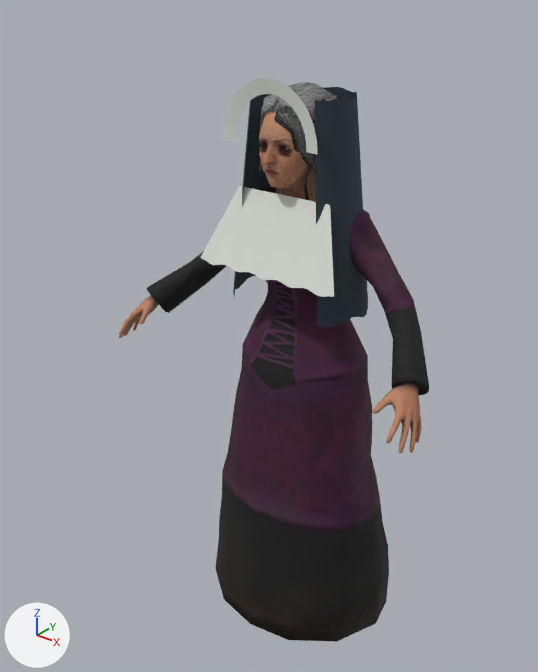
What one commit did to the glTF model public/assets/mx/winter_abbess.glb.
Both versions are drawn from a camera (50 mm lens) standing at (1.41, -1.93, 2.32) and looking at (-0.1, -0.04, 1.15). Lighting does not change. The marker at lower left points along +X, +Y and +Z. The older version comes first. Where no turn or scale is listed for an object, it has been applied to the vertices. Vertices at exactly the same position are counted once.

In view in the first picture: 'Hair', 'Heavy head veil', 'Ivory face frame', 'OldLady', 'Pleated shoulder wimple'.
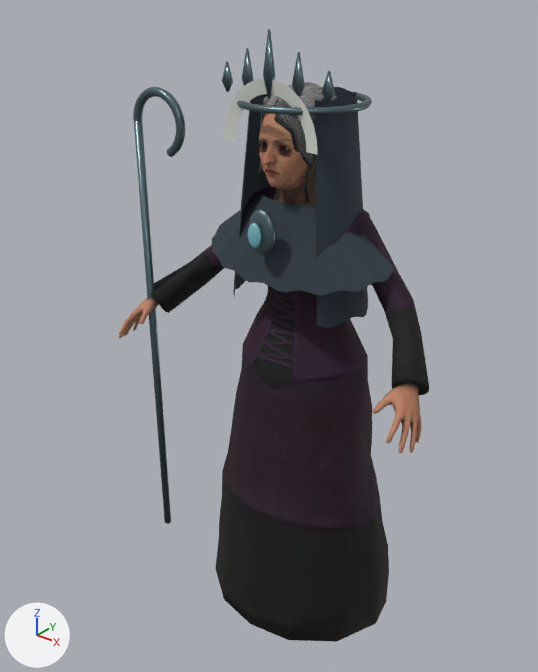
The newer file is also rescaled (x0.94) as a whole; pictures and numbers use the older file's frame.

Pixel boxes [x1, y1, x2, y2] of what changed, in the pictures (538 x 672 px):
'Pleated shoulder wimple', reshaped, recoloured (37% wider, 6% shorter)
    before: [201, 186, 334, 297]
    after: [212, 191, 395, 295]
'Forged oath crown', added
    after: [133, 29, 372, 524]
'Frozen oath stone', added
    after: [248, 223, 261, 248]

Diff of the bpy script that builds the scene:
```diff
--- a/public/assets/mx/winter_abbess.glb.py
+++ b/public/assets/mx/winter_abbess.glb.py
@@ mat_oath_frost_opal @@
+mat_oath_frost_opal = principled_material('Oath frost opal')
+mat_oath_frost_opal.base_color = (0.18, 0.38, 0.4)  # cyan #76a6aa
+mat_oath_frost_opal.metallic = 0.3
+mat_oath_frost_opal.roughness = 0.24
+mat_oath_frost_opal.emission_color = (0.025, 0.1, 0.12)  # dark cyan #2c5961
+mat_oath_frost_opal.emission_strength = 1.0
@@ mat_winter_iron @@
+mat_winter_iron = principled_material('Winter iron')
+mat_winter_iron.base_color = (0.12, 0.18, 0.2)  # greyish cyan #61767c
+mat_winter_iron.metallic = 0.8
+mat_winter_iron.roughness = 0.36
@@ me_pleated_shoulder_wimple @@
 # used by ob_pleated_shoulder_wimple; location = (0.0, 0.111, -0.001)
-me_pleated_shoulder_wimple.from_pydata(...)  # 319 vertices, 560 faces; spans x -0.275..0.275, y -0.302..-0.202, z 1.439..1.695
-me_pleated_shoulder_wimple.materials.append(mat_old_ivory_headcloth)  # light grey #dde1d8
+me_pleated_shoulder_wimple.from_pydata(...)  # 697 vertices, 1280 faces; spans x -0.362..0.362, y -0.302..-0.102, z 1.415..1.67
+# me_pleated_shoulder_wimple part 1: 319 vertices removed from x -0.275..0.275, y -0.302..-0.202, z 1.439..1.695; 697 vertices added at x -0.362..0.362, y -0.302..-0.102, z 1.415..1.67
+me_pleated_shoulder_wimple.materials.append(mat_midnight_wool_veil)  # dark blue #2c3842
@@ me_icosphere @@
+me_icosphere.from_pydata(...)  # an icosphere of 80 faces spanning x -0.0237..0.0237, y -0.3562..-0.3312, z 1.5565..1.6389
+me_icosphere.materials.append(mat_oath_frost_opal)  # cyan #76a6aa
@@ me_forged_crown_leaf @@
+me_forged_crown_leaf.from_pydata(...)  # 762 vertices, 1480 faces; spans x -0.55..0.21, y -0.33..0.11, z 0.18..2.18
+me_forged_crown_leaf.materials.append(mat_winter_iron)  # greyish cyan #61767c
@@ ob_frozen_oath_stone @@
+ob_frozen_oath_stone = bpy.data.objects.new('Frozen oath stone', me_icosphere)
+ob_frozen_oath_stone.location = (0.0, 0.111, -0.001)
@@ ob_forged_oath_crown @@
+ob_forged_oath_crown = bpy.data.objects.new('Forged oath crown', me_forged_crown_leaf)
+ob_forged_oath_crown.location = (0.0, 0.111, -0.001)
```
